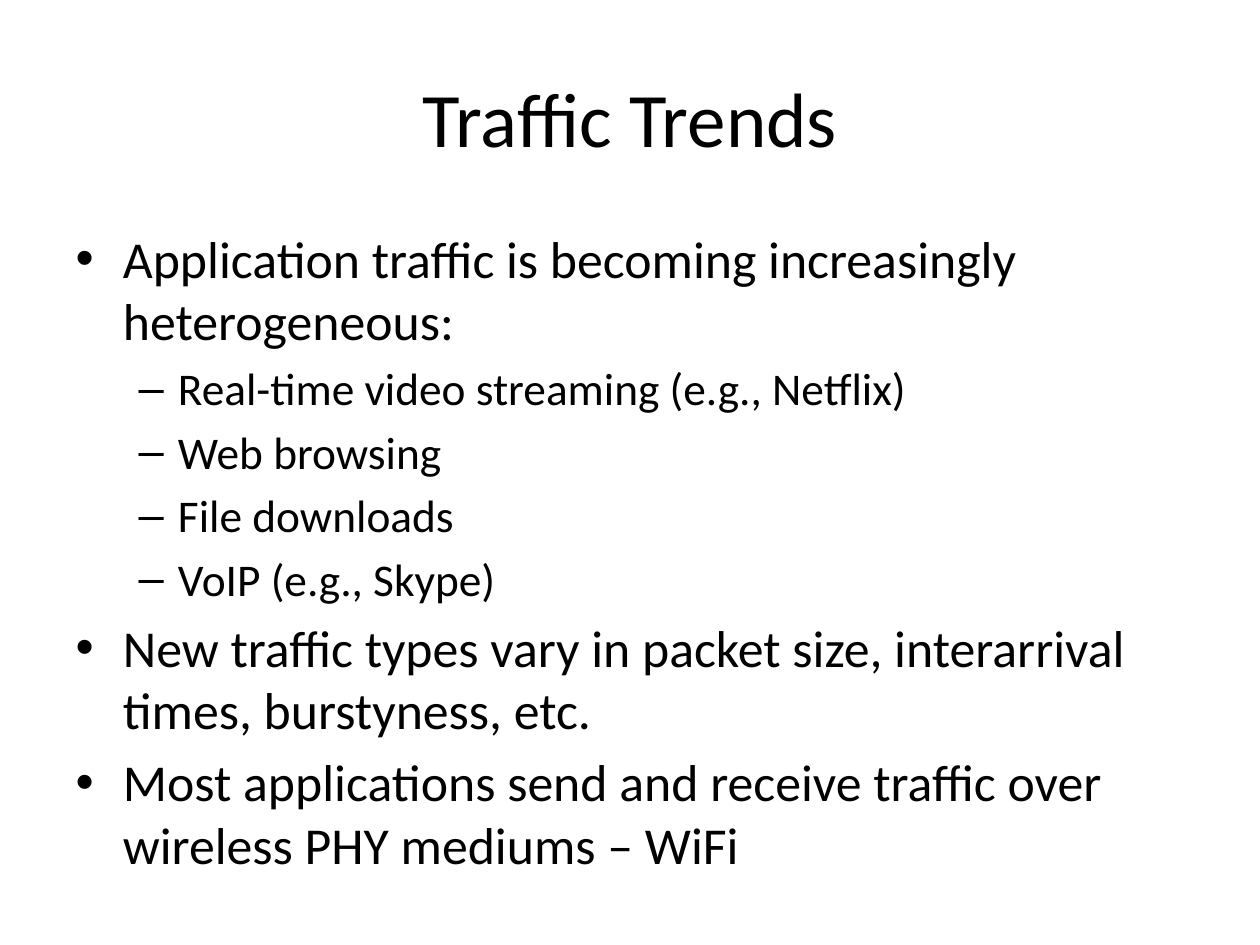
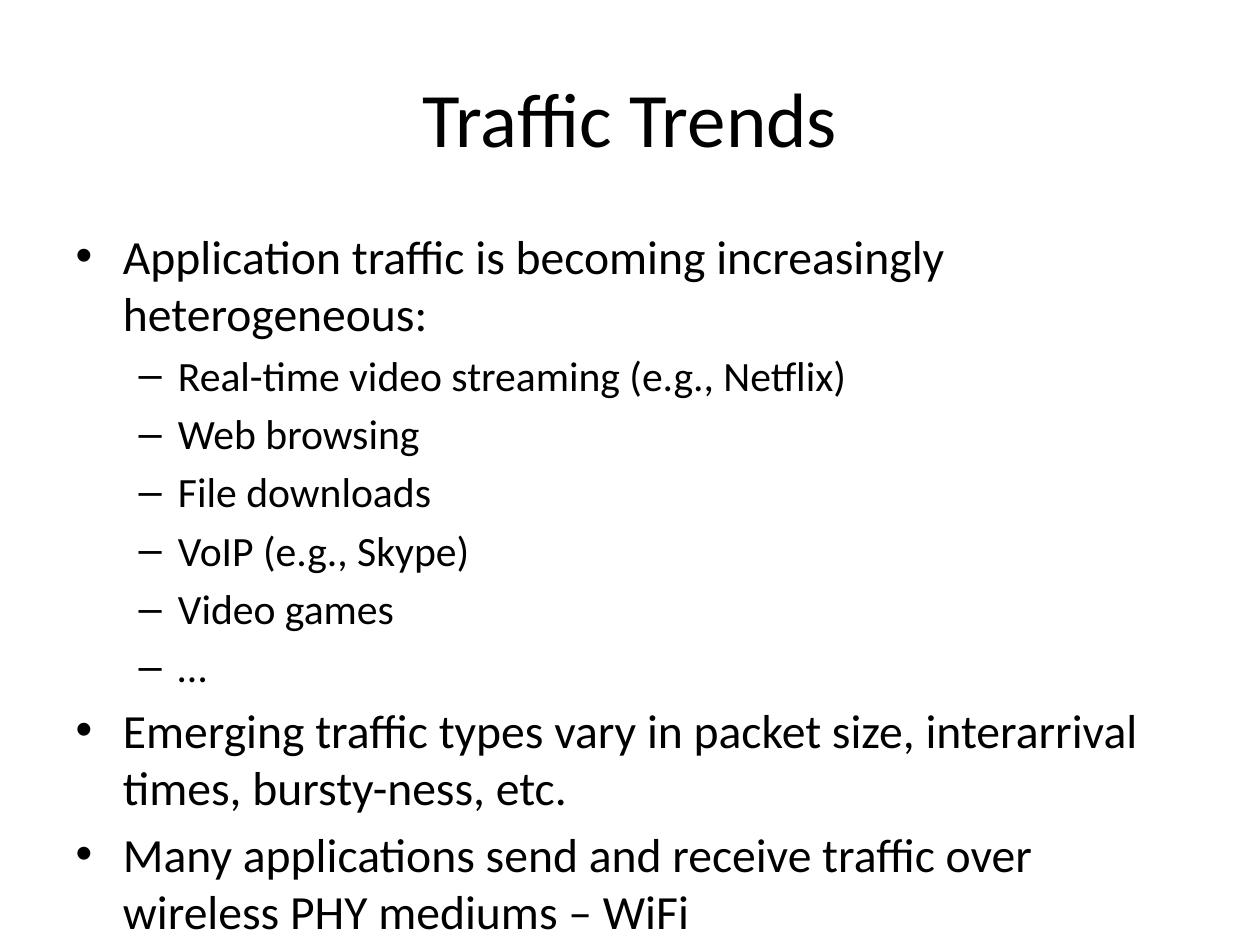
Before and after one commit to tamirh-uci/HeteroTrafficModels, a slide deck: slide 3 of presentation/slides.pptx. Drawn at 1260x945 pixels with LibreOffice and Linux fonts; fonts in the diff are those of the drawing. Boxes give left, top, right and bottom in pixels: in the first picture for what was removed or moved away, otherwise in the second. Text is boxed around its words. In the diff, an @@ line names an element or a change of style, - is before the commit and + after.

```diff
--- a/presentation/slides.pptx
+++ b/presentation/slides.pptx
@@ text at (x1=123, y1=241, x2=944, y2=573): size 29.6 to 27.2 pt in "Application traffic is becoming increasingly heterogeneous:"; size 25.9 to 23.8 pt in "Real-time video streaming (e.g., Netflix)", "Web browsing", "File downloads", "VoIP (e.g., Skype)" @@
@@ text at (x1=123, y1=595, x2=1138, y2=930): text changed; size 29.6 to 27.2 pt @@
-• New traffic types vary in packet size, interarrival times, burstyness, etc.
-• Most applications send and receive traffic over wireless PHY mediums – WiFi
+  – Video games
+  – …
+• Emerging traffic types vary in packet size, interarrival times, bursty-ness, etc.
+• Many applications send and receive traffic over wireless PHY mediums – WiFi
```
Also in this commit, not shown: 10 other slides changed, 2 slides added, 2 slides removed.
